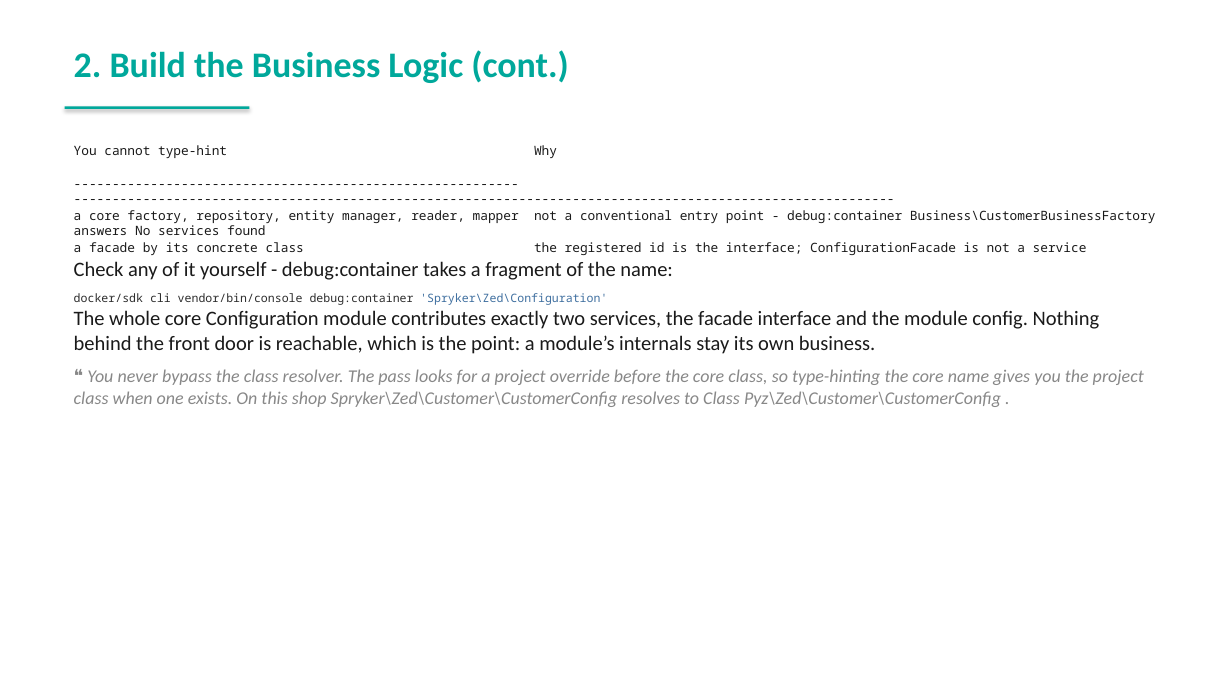
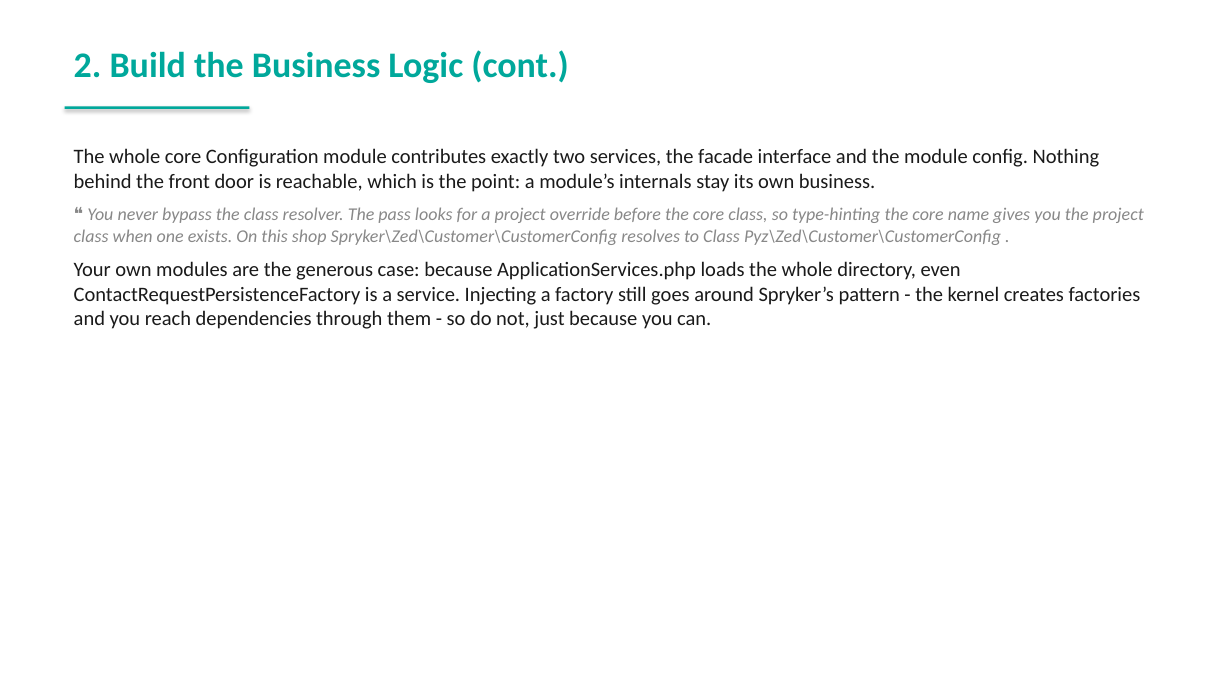
Before and after one commit to spryker-academy/instructor-exercises, a slide deck: slide 127 of guides-pptx/spryker-academy-fundamental.pptx (slide 126 before the commit). Drawn at 1232x693 pixels with LibreOffice and Linux fonts; fonts in the diff are those of the drawing. Boxes give left, top, right and bottom in pixels: in the first picture for what was removed or moved away, otherwise in the second. Text is boxed around its words. In the diff, an @@ line names an element or a change of style, - is before the commit and + after.

```diff
--- a/guides-pptx/spryker-academy-fundamental.pptx
+++ b/guides-pptx/spryker-academy-fundamental.pptx
@@ text at (74,145,1156,305): paragraphs removed @@
-You cannot type-hint Why
----------------------------------------------------------- -----------------------------------------------------------------------------------------------------------
-a core factory, repository, entity manager, reader, mapper not a conventional entry point - debug:container Business\CustomerBusinessFactory answers No services found
-a facade by its concrete class the registered id is the interface; ConfigurationFacade is not a service
-Check any of it yourself - debug:container takes a fragment of the name:
-docker/sdk cli vendor/bin/console debug:container 'Spryker\Zed\Configuration'
@@ text at (74,261,1141,329): paragraph added @@
+Your own modules are the generous case: because ApplicationServices.php loads the whole directory, even ContactRequestPersistenceFactory is a service. Injecting a factory still goes around Spryker’s pattern - the kernel creates factories and you reach dependencies through them - so do not, just because you can.
```
Also in this commit, not shown: 10 other slides changed, 2 slides added, 18 other files.
